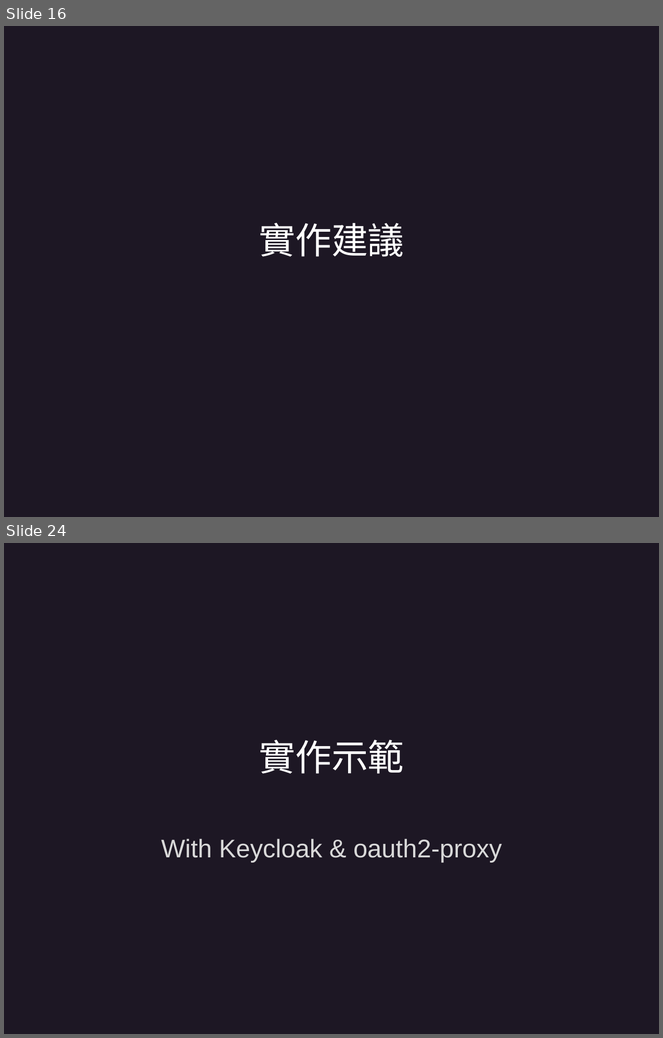
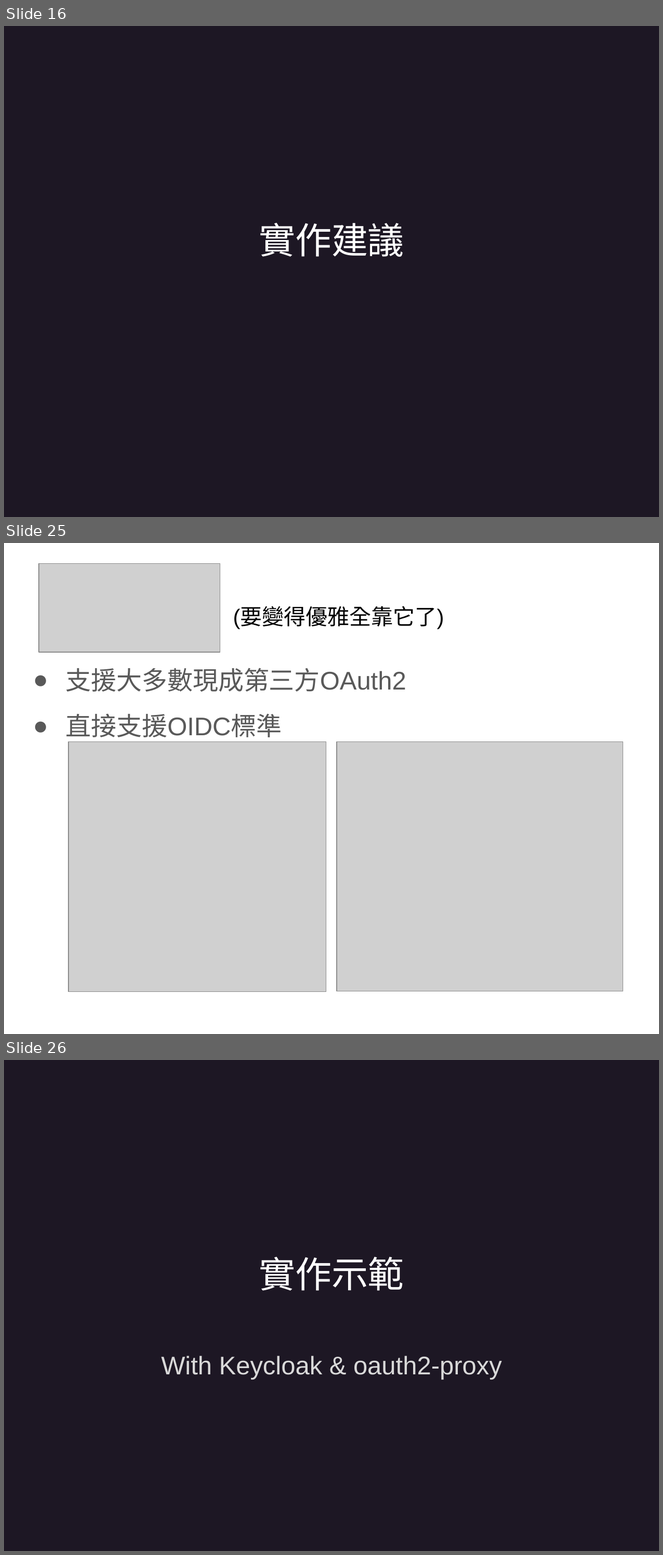
Before and after one commit to Sevenflanks/jcconf-2024-sso-flow-demo, a slide deck: JCC24_slide_Rhys.pptx. Shown one above the other, each under a label of ours: slides 16 and 24 before the commit, slides 16, 25 and 26 after it; the slides between them are not shown. The pictures are 663x1038 and 663x1555 pixels, drawn with LibreOffice and Linux fonts; fonts in the diff are those of the drawing; grey boxes stand for pictures; background and template pictures are left out. Boxes give left, top, right and bottom in pixels: in the first picture for what was removed or moved away, otherwise in the second. Text is boxed around its words. In the diff, an @@ line names an element or a change of style, - is before the commit and + after.

```diff
--- a/JCC24_slide_Rhys.pptx
+++ b/JCC24_slide_Rhys.pptx
@@ slide 25 added at (4, 543, 659, 1034), background #FFFFFF @@
@@ picture added at (39, 563, 220, 652) @@
@@ title added at (233, 607, 444, 629), 24 pt, text #000000 @@
+(要變得優雅全靠它了)
@@ text added at (66, 668, 406, 742), 28 pt, text #595959 @@
+● 支援大多數現成第三方OAuth2
+● 直接支援OIDC標準
@@ picture added at (69, 742, 326, 992) @@
@@ picture added at (337, 742, 623, 992) @@
@@ what was slide 24 is now slide 26 @@
```
Also in this commit, not shown: 9 slides changed, 2 other slides added.
